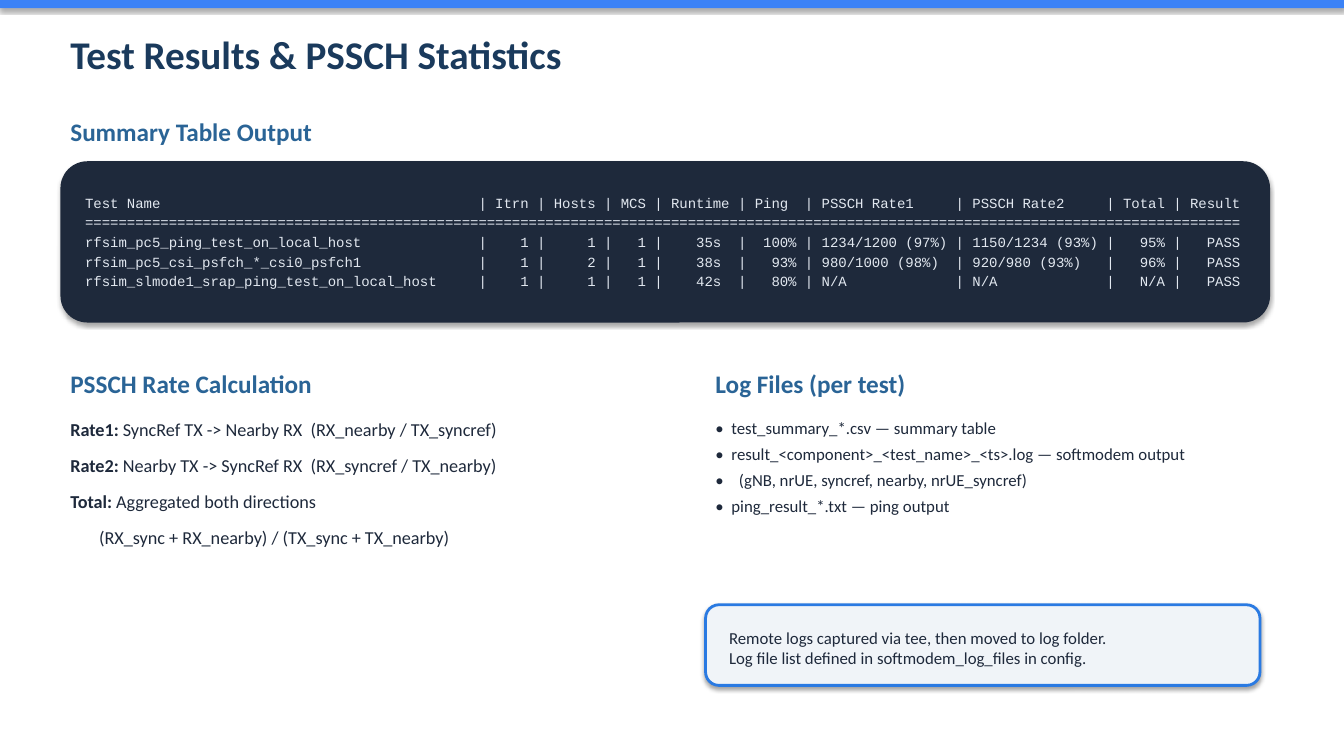
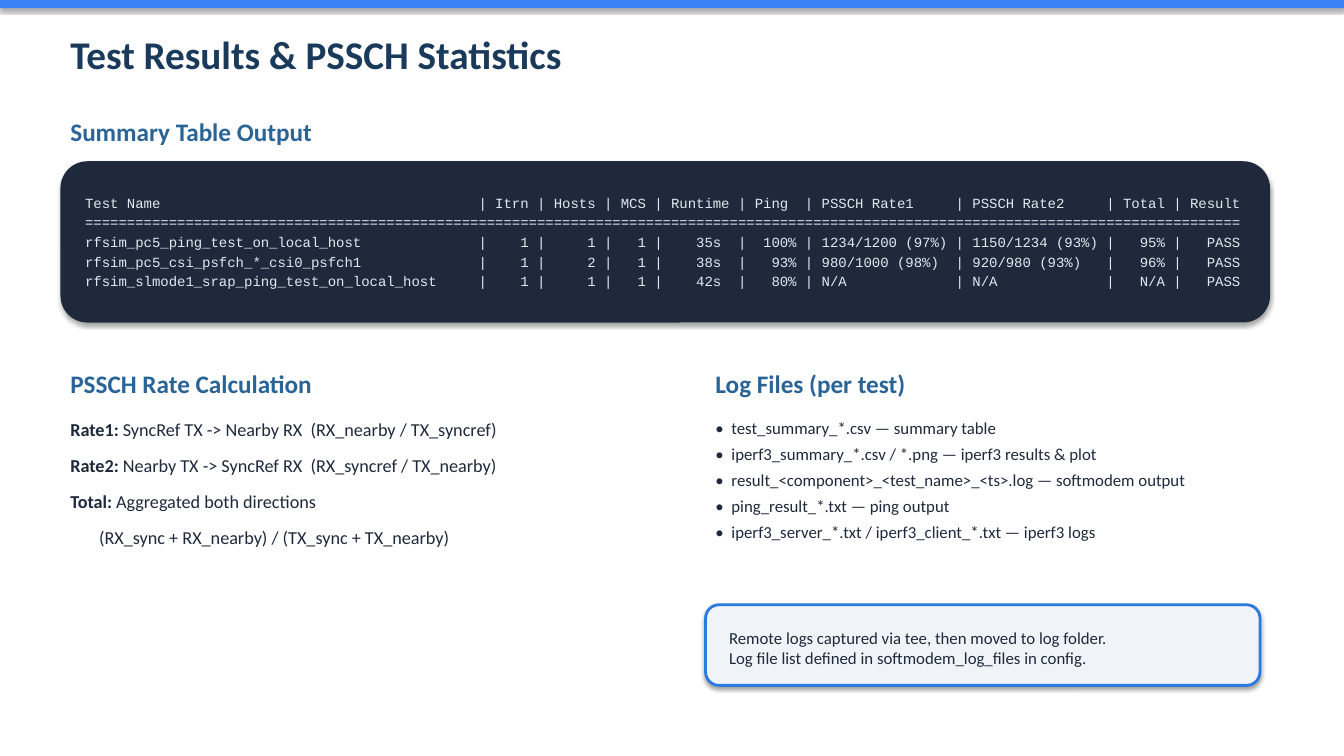
Before and after one commit to davidkimmy/openairinterface5g, a slide deck: slide 8 of doc/episys/test_script/overview_sl_test.pptx. Drawn at 1344x756 pixels with LibreOffice and Linux fonts; fonts in the diff are those of the drawing. Boxes give left, top, right and bottom in pixels: in the first picture for what was removed or moved away, otherwise in the second. Text is boxed around its words. In the diff, an @@ line names an element or a change of style, - is before the commit and + after.

Commit message:
Added iperf3 tests and updated README file.

```diff
--- a/doc/episys/test_script/overview_sl_test.pptx
+++ b/doc/episys/test_script/overview_sl_test.pptx
@@ text at (731, 448, 1096, 463): paragraph added @@
+• iperf3_summary_*.csv / *.png — iperf3 results & plot
@@ text at (739, 474, 1027, 489): paragraph removed @@
-• (gNB, nrUE, syncref, nearby, nrUE_syncref)
@@ text at (731, 526, 1095, 541): paragraph added @@
+• iperf3_server_*.txt / iperf3_client_*.txt — iperf3 logs
```
Also in this commit, not shown: 5 other slides changed, 5 other files.
